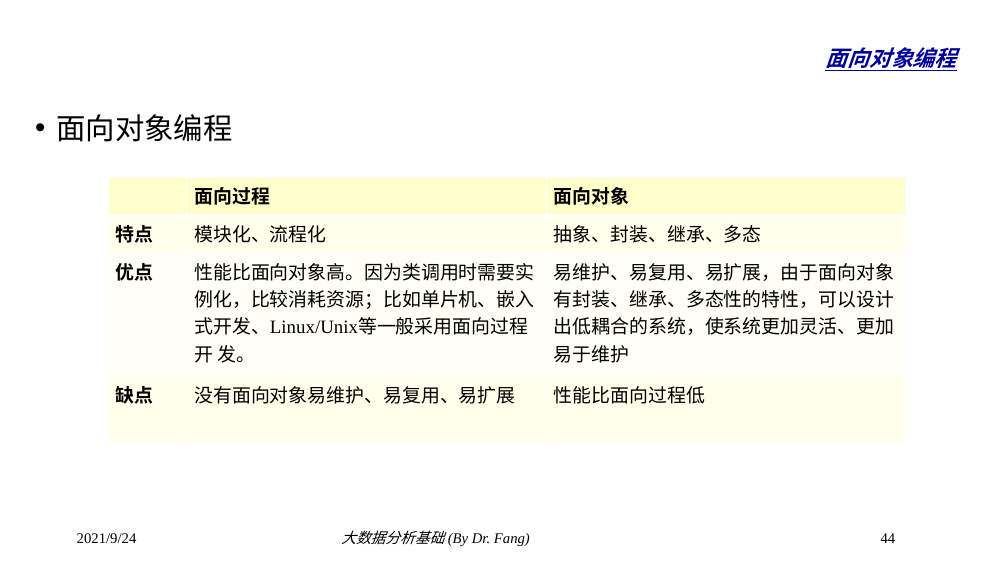
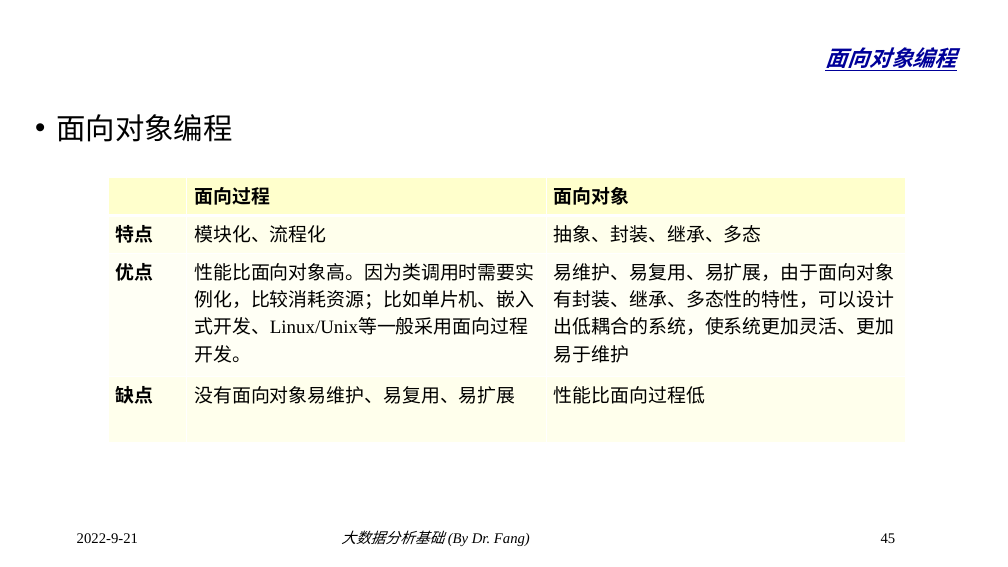
Before and after one commit to dr-fang/BDA, a slide deck: slide 45 of slides/2_PythonBasic.pptx (slide 44 before the commit). Drawn at 1008x567 pixels with LibreOffice and Linux fonts; fonts in the diff are those of the drawing; background and template pictures are left out. Boxes give left, top, right and bottom in pixels: in the first picture for what was removed or moved away, otherwise in the second. Text is boxed around its words. In the diff, an @@ line names an element or a change of style, - is before the commit and + after.

```diff
--- a/slides/2_PythonBasic.pptx
+++ b/slides/2_PythonBasic.pptx
@@ table at (108, 178, 907, 443) @@
-row 3, column 2: 性能比面向对象高。因为类调用时需要实例化，比较消耗资源；比如单片机、嵌入式开发、Linux/Unix等一般采用面向过程开 发。
+row 3, column 2: 性能比面向对象高。因为类调用时需要实例化，比较消耗资源；比如单片机、嵌入式开发、Linux/Unix等一般采用面向过程开发。
@@ text at (77, 533, 138, 543): text changed @@
-2021/9/24
+2022-9-21
@@ page number at (881, 533, 896, 543): text changed @@
-44
+45
```
Also in this commit, not shown: 42 other slides changed, 1 slide added.
